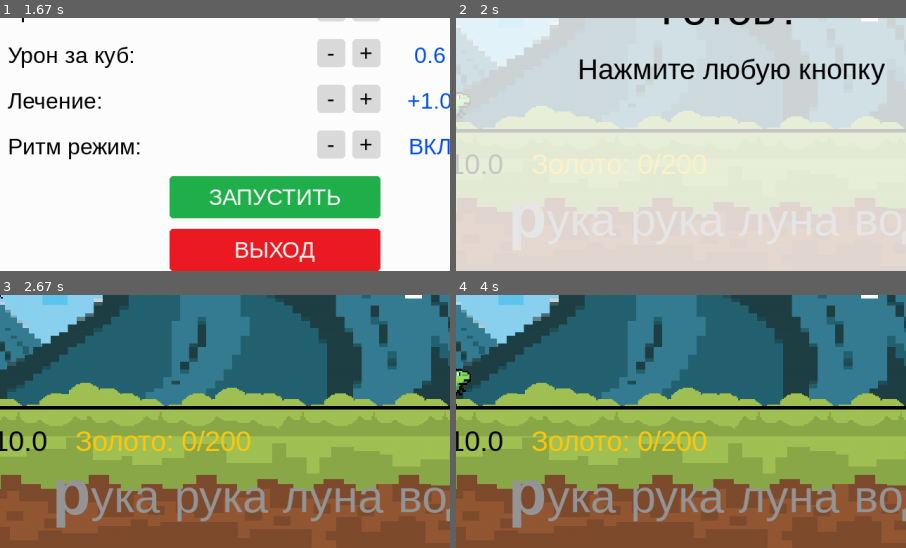
Above: before the commit, frames 1-4 (two rows, left to right).
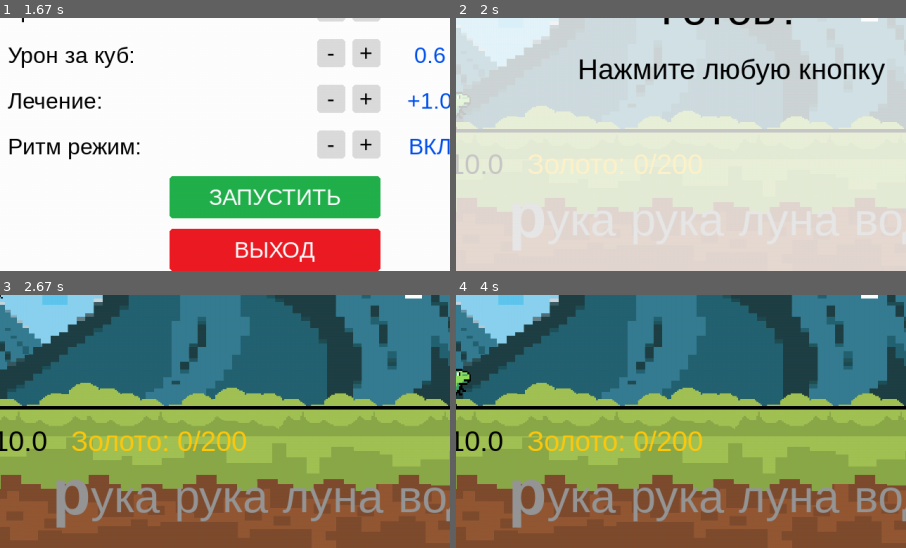
Above: after the commit, the same moments.

Repository: nayyykettt/python_pygame_game_2026
Game: pygame game, started from main.py
The game is run twice, just before and just after one commit, with the same random seed, the same clock (stepped at 60 frames per second) and the same inputs.
Inputs (mouse positions are % of the whole screen's width and height, from its top left):
- Up to frame 1 (1.67 s): click "+" at 0.38 s; click (60, 72) at 0.72 s; click "-" at 1.05 s; click (62, 59) at 1.38 s
- Up to frame 2 (2 s): click "ЗАПУСТИТЬ" at 1.72 s
- Up to frame 3 (2.67 s): type "ann" at 2 s; tap Enter at 2.33 s; tap Space at 2.5 s
- Up to frame 4 (4 s): tap Space at 2.9, 3.2, 3.73 s
The pictures show only the part of the screen within x 19-69%, y 50-100%; the shares and areas given below are measured in that part.

Frame 1 is identical in both runs. In frame 2, 0.1% of the frame differs, in the area x 16-56%, y 53-62%; in frame 3, 1.8%; in frame 4, 1.8%.

Commit message:
mama mia!

Diff:
--- a/settings.py
+++ b/settings.py
@@ -12,6 +12,9 @@
 MENU_VERTICAL_OFFSET = 5
 SETTINGS_HORIZONTAL_OFFSET = 220
 RYTM_CORD = 40, 40
+CORD_HPBAR = 40, HEIGHT - 175
+CORD_GOLD = 350, HEIGHT - 175
+WORDS_Y = HEIGHT - 110
 
 GROUND_LINE_SIZE = 5
 FONT_SIZE = 40
--- a/view.py
+++ b/view.py
@@ -109,11 +109,11 @@
 
         hp_txt = self.font.render(f"Здоровье: {max(0, model.hp):.1f}", True, BLACK)
         g_txt = self.font.render(f"Золото: {model.gold}/{TARGET_GOLD}", True, YELLOW)
-        self.screen.blit(hp_txt, (40, HEIGHT - 175))
-        self.screen.blit(g_txt, (40 + hp_txt.get_width() + 40, HEIGHT - 175))
+        self.screen.blit(hp_txt, CORD_HPBAR)
+        self.screen.blit(g_txt, CORD_GOLD)
 
         wm = model.word_manager
-        words_y = HEIGHT - 110
+        words_y = WORDS_Y
         current_x = WIDTH // 2 - sum([self.large_font.size(w)[0] + 20 for w in wm.words]) // 2
 
         for i, word in enumerate(wm.words):
